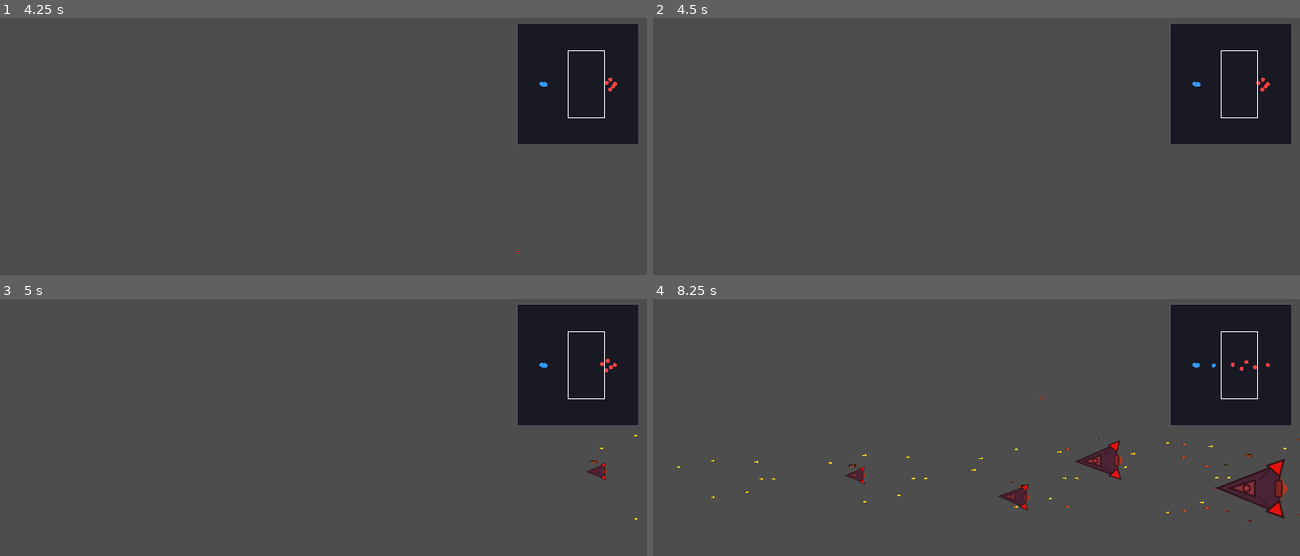
Above: before the commit, frames 1-4 (two rows, left to right).
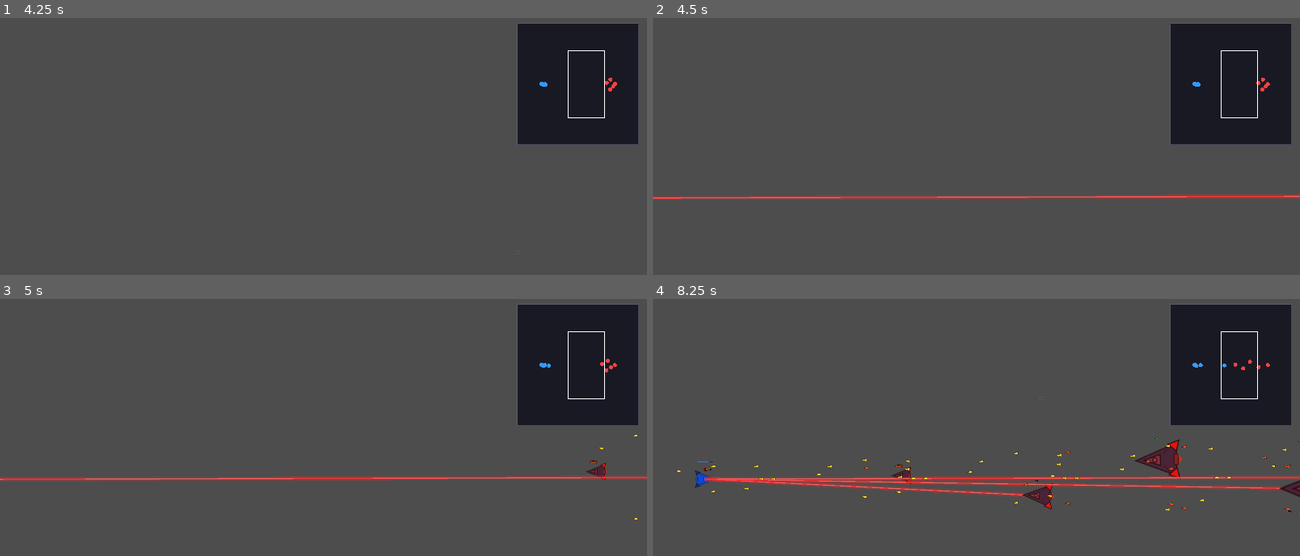
Above: after the commit, the same moments.

Repository: ZhanXuzhao/SpaceRTS
Game: Godot game, scene res://scenes/main.tscn
Two runs of this game, one before a commit and one after it. Both use one fixed random seed, a clock stepped at 60 frames per second and the inputs below.
Inputs (mouse positions are in pixels of both pictures, inside the frame that each line leads up to):
- Up to frame 1 (4.25 s): tap Enter at 0.5 s; move the mouse to (465, 179) at 0.52 s; hold W 0.53-1.25 s; tap R at 0.6 s; click (465, 179) at 0.67 s; tap Space at 1.25 s; drag from (194, 215) to (291, 269) at 1.27 s; move the mouse to (388, 118) at 2.02 s; hold W 2.03-2.75 s; tap H at 2.1 s; drag from (291, 269) to (129, 143) at 2.77 s; move the mouse to (517, 251) at 3.52 s; hold A from 3.53 s (still down); tap Z at 3.6 s
- Up to frame 2 (4.5 s): release A at 4.25 s; tap Enter at 4.25 s; drag from (782, 143) to (879, 105) at 4.27 s
- Up to frame 3 (5 s): no input
- Up to frame 4 (8.25 s): tap Space at 5 s; move the mouse to (1008, 478) at 5.02 s; hold A 5.03-5.75 s; tap C at 5.1 s; click (1008, 478) at 5.17 s; drag from (879, 386) to (1015, 448) at 5.77 s; move the mouse to (1118, 460) at 6.52 s; hold W 6.53-7.25 s; tap 0 at 6.6 s; drag from (847, 496) to (1164, 509) at 7.27 s; move the mouse to (1041, 399) at 8.02 s; hold A from 8.03 s (still down); hold Shift from 8.03 s (still down)

Frame 1 is identical in both runs. In frame 2, 1.7% of the frame differs, in the area x 0-100%, y 68-71%; in frame 3, 1.7%; in frame 4, 6.4%, in the area x 3-100%, y 23-87%.

Commit message:
fix: 激光攻击3s冷却2s + 船型加成(无人机0%~战列舰40%)

Diff:
--- a/scripts/unit.gd
+++ b/scripts/unit.gd
@@ -35,8 +35,9 @@
 const SKILL_CD: float = 12.0
 const SKILL_DURATION: float = 10.0
 
-# ----- 激光脉冲（攻击1s / 冷却5s）-----
-var _laser_cycle_timer: float = 1.0  # 初始立即攻击
+# ----- 激光脉冲（攻击3s / 冷却2s，无人机~战列舰攻击时长+0~40%）-----
+var _laser_cycle_timer: float = 0.0  # 初始立即攻击
+var _laser_attack_duration: float = 3.0  # 在 _ready 中根据船型计算
 
 ## 尺寸倍率 (×1.5^_tier)
 var _size_mult: float = 1.0
@@ -116,6 +117,7 @@
 	_tier = _ship_class_tier(class_type)
 	_size_mult = pow(1.5, _tier)
 	_weapon_damage_mult = pow(1.2, _tier)
+	_laser_attack_duration = 3.0 + _tier * 0.3
 	_weapon_range_mult = pow(1.5, _tier)
 
 	slot_count = int(pow(2, _tier))
@@ -234,10 +236,10 @@
 	# 激光脉冲周期
 	_laser_cycle_timer -= delta
 	var laser_on = _laser_cycle_timer > 0
-	if _laser_cycle_timer <= -5.0:
-		_laser_cycle_timer = 1.0  # 休息结束，开始攻击
-	elif _laser_cycle_timer <= 0 and _laser_cycle_timer > -5.0:
-		pass  # 休息中
+	if _laser_cycle_timer <= -2.0:
+		_laser_cycle_timer = _laser_attack_duration  # 冷却结束，开始攻击
+	elif _laser_cycle_timer <= 0 and _laser_cycle_timer > -2.0:
+		pass  # 冷却中
 
 	var max_range = _get_max_range()
 	if _current_target != null and max_range > 0:
